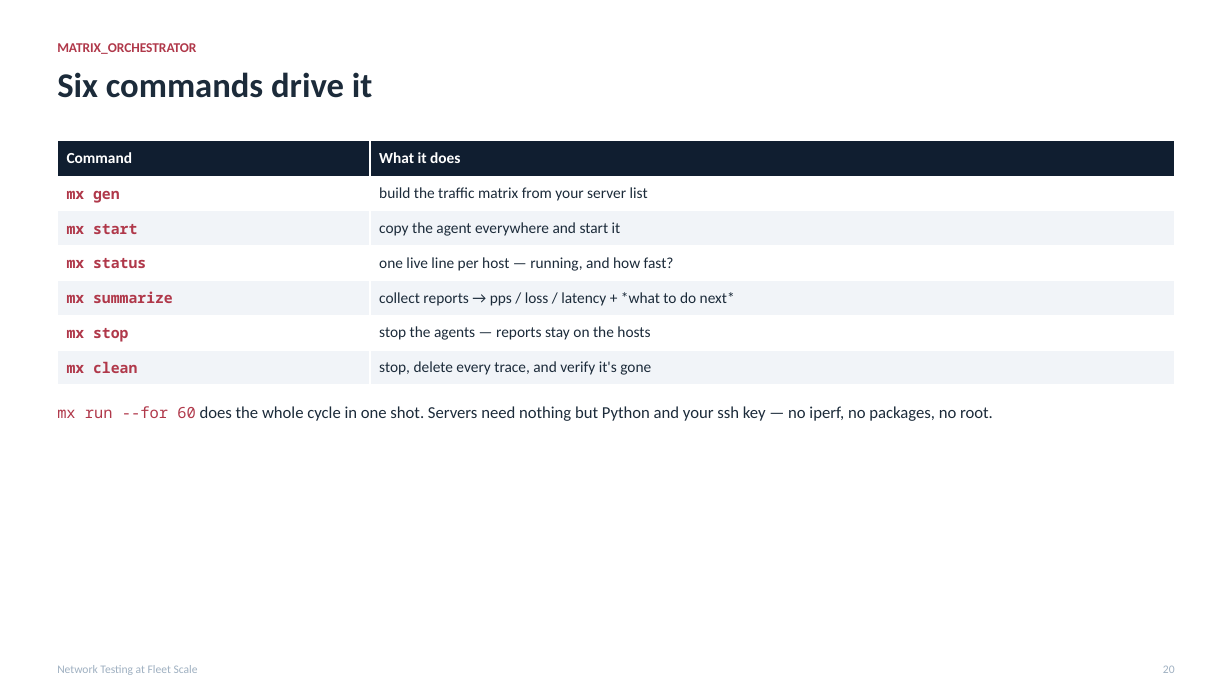
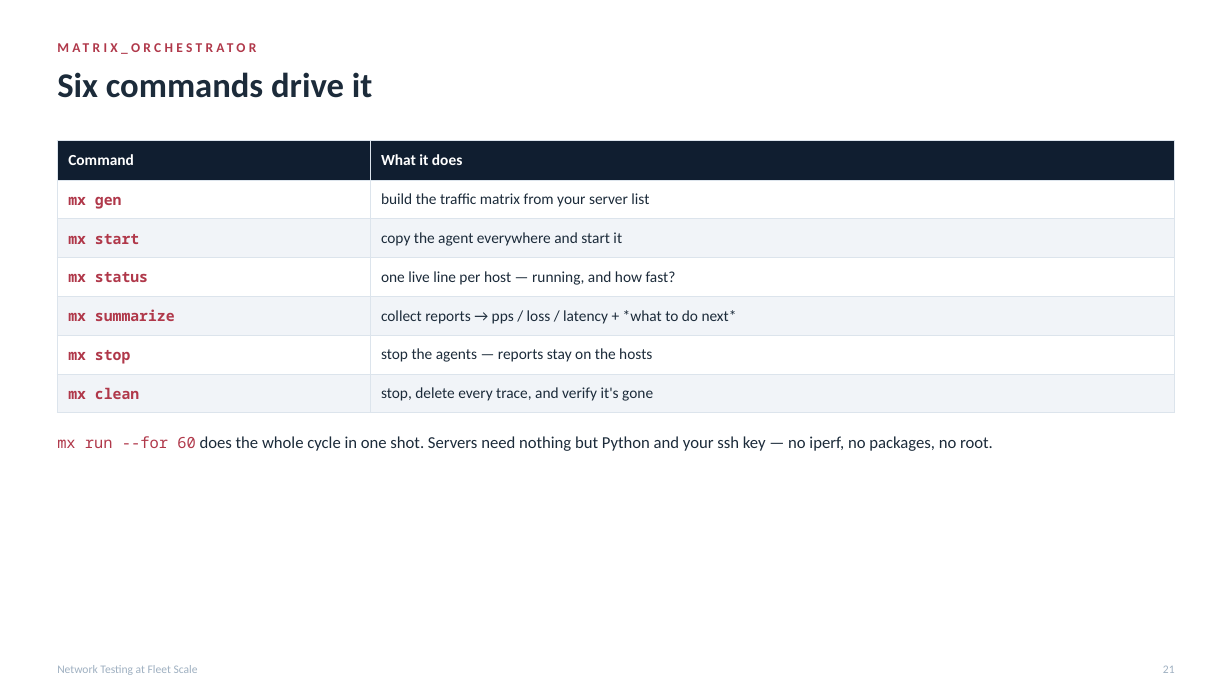
Before and after one commit to MartinGallagher-code/presentations, a slide deck: slide 21 of network-testing/network_testing.pptx (slide 20 before the commit). Drawn at 1232x693 pixels with LibreOffice and Linux fonts; fonts in the diff are those of the drawing. Boxes give left, top, right and bottom in pixels: in the first picture for what was removed or moved away, otherwise in the second. Text is boxed around its words. In the diff, an @@ line names an element or a change of style, - is before the commit and + after.

```diff
--- a/network-testing/network_testing.pptx
+++ b/network-testing/network_testing.pptx
@@ text "MATRIX_ORCHESTRATOR" at (x1=57, y1=39, x2=1175, y2=76): letter spacing 0 to 2.6 pt @@
@@ table at (x1=57, y1=140, x2=1175, y2=413) @@
@@ borders changed @@
@@ text "mx run --for 60 does ..." moved from (x1=57, y1=406, x2=993, y2=421) to (x1=57, y1=436, x2=993, y2=451) @@
@@ text "mx run --for 60 does ..." at (x1=57, y1=436, x2=993, y2=451): line spacing 1 to 1.12; more space between paragraphs @@
@@ text at (x1=1163, y1=665, x2=1175, y2=673): text changed @@
-20
+21
```
Also in this commit, not shown: 33 other slides changed, 1 slide added, 2 other files.
